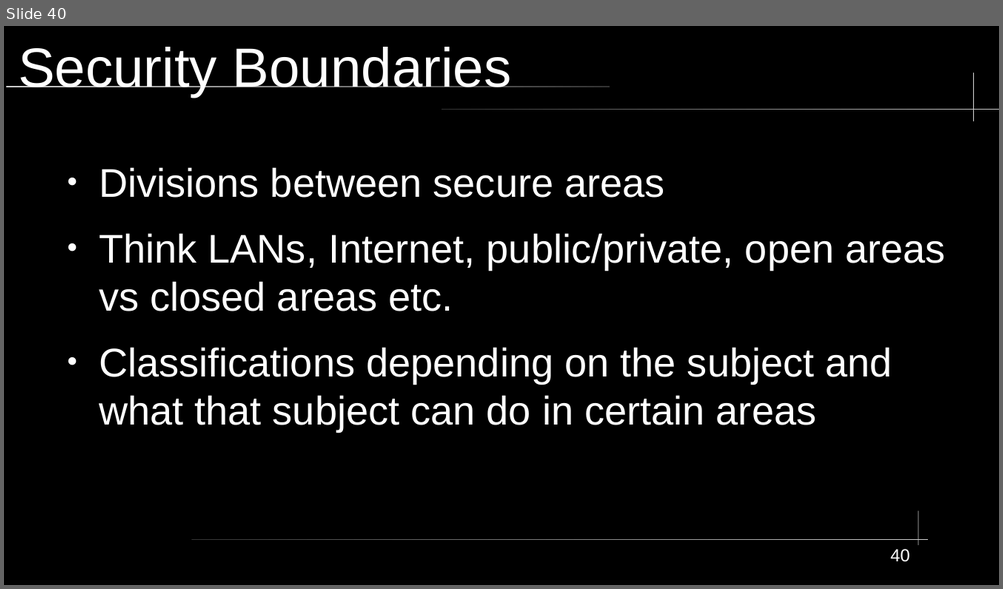
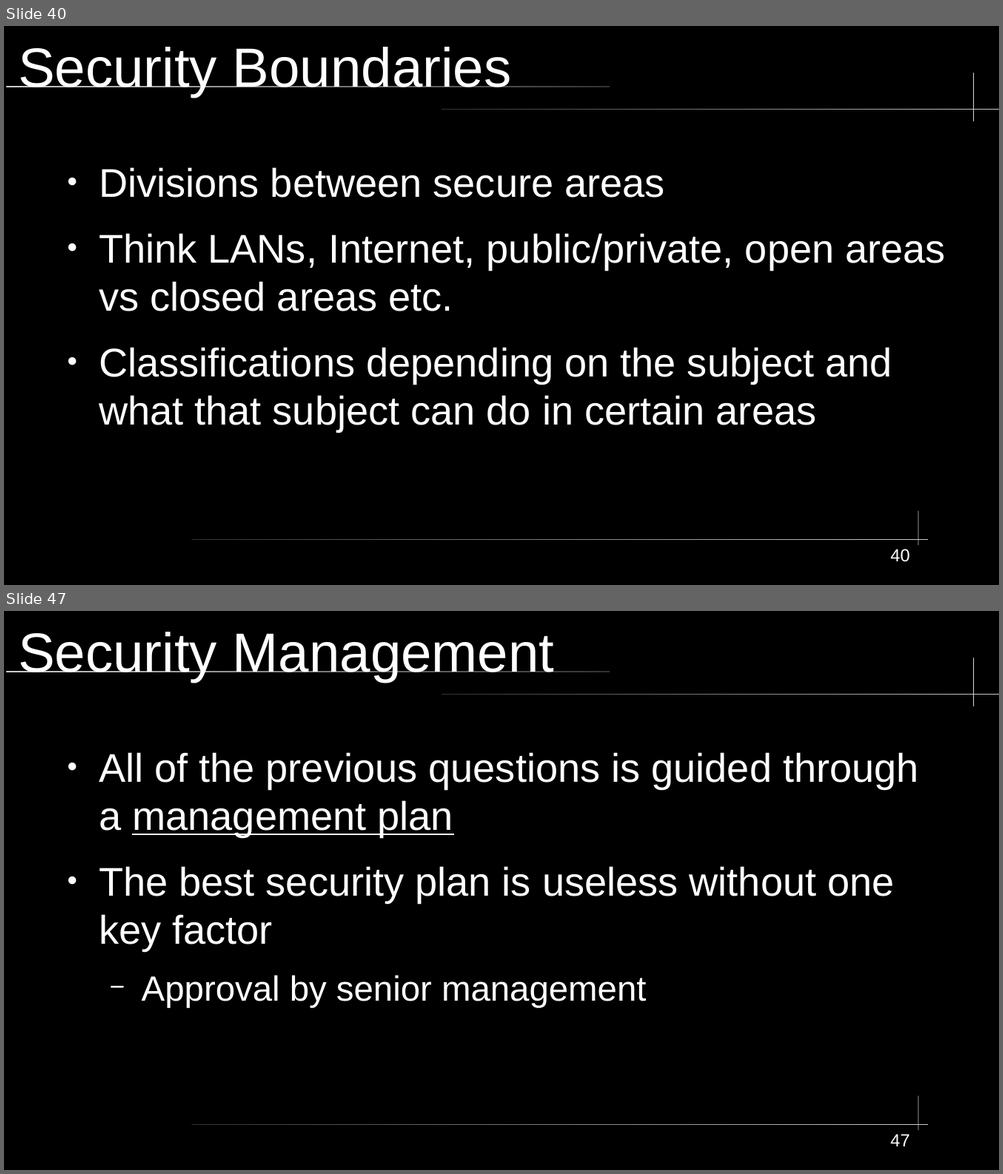
Before and after one commit to City-Colleges-of-Chicago-Cybersecurity/COMPSFI-214, a slide deck: 2026/Spring/powerpoints/Chapter-01-Security-Governance-Through-Principles-and-Policies.odp. Shown one above the other, each under a label of ours: slide 40 before the commit, slides 40 and 47 after it; the slides between them are not shown. The pictures are 1003x589 and 1003x1174 pixels, drawn with LibreOffice and Linux fonts; fonts in the diff are those of the drawing. Boxes give left, top, right and bottom in pixels: in the first picture for what was removed or moved away, otherwise in the second. Text is boxed around its words. In the diff, an @@ line names an element or a change of style, - is before the commit and + after.

```diff
--- a/2026/Spring/powerpoints/Chapter-01-Security-Governance-Through-Principles-and-Policies.odp
+++ b/2026/Spring/powerpoints/Chapter-01-Security-Governance-Through-Principles-and-Policies.odp
@@ slide 47 added at (4,611,999,1170), background #000000; not listed: 5 template elements that a slide beside it also shows @@
@@ title added at (18,632,555,682), 44 pt, text #FFFFFF @@
+Security Management
@@ text added at (99,752,919,1008), 32 pt, text #FFFFFF @@
+● All of the previous questions is guided through a management plan
+● The best security plan is useless without one key factor
+  − Approval by senior management
@@ page number added at (890,1134,909,1147), 14 pt, text #FFFFFF @@
+47
```
Also in this commit, not shown: 1 slide changed, 11 other slides added, 1 other file.
